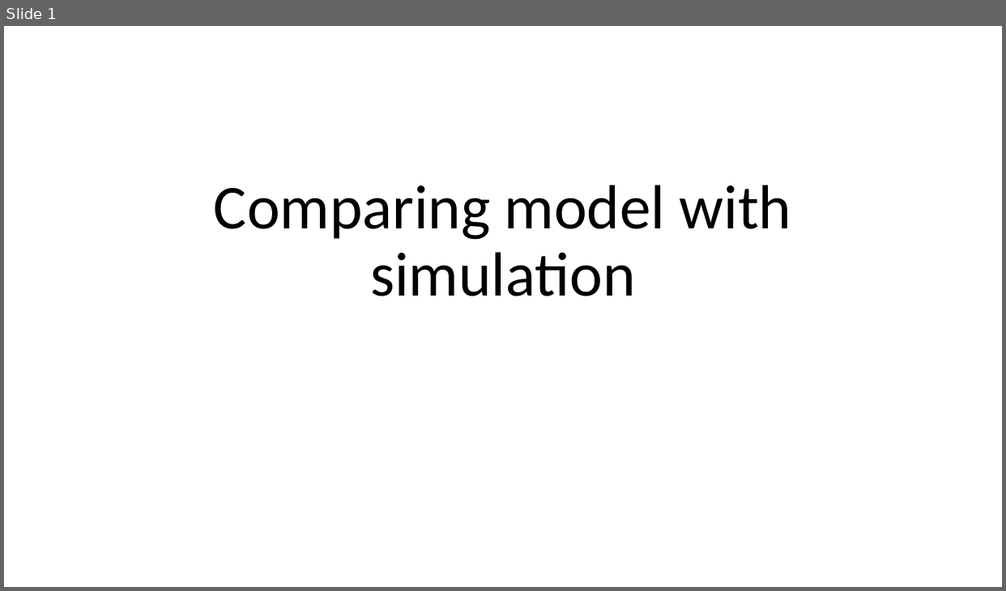
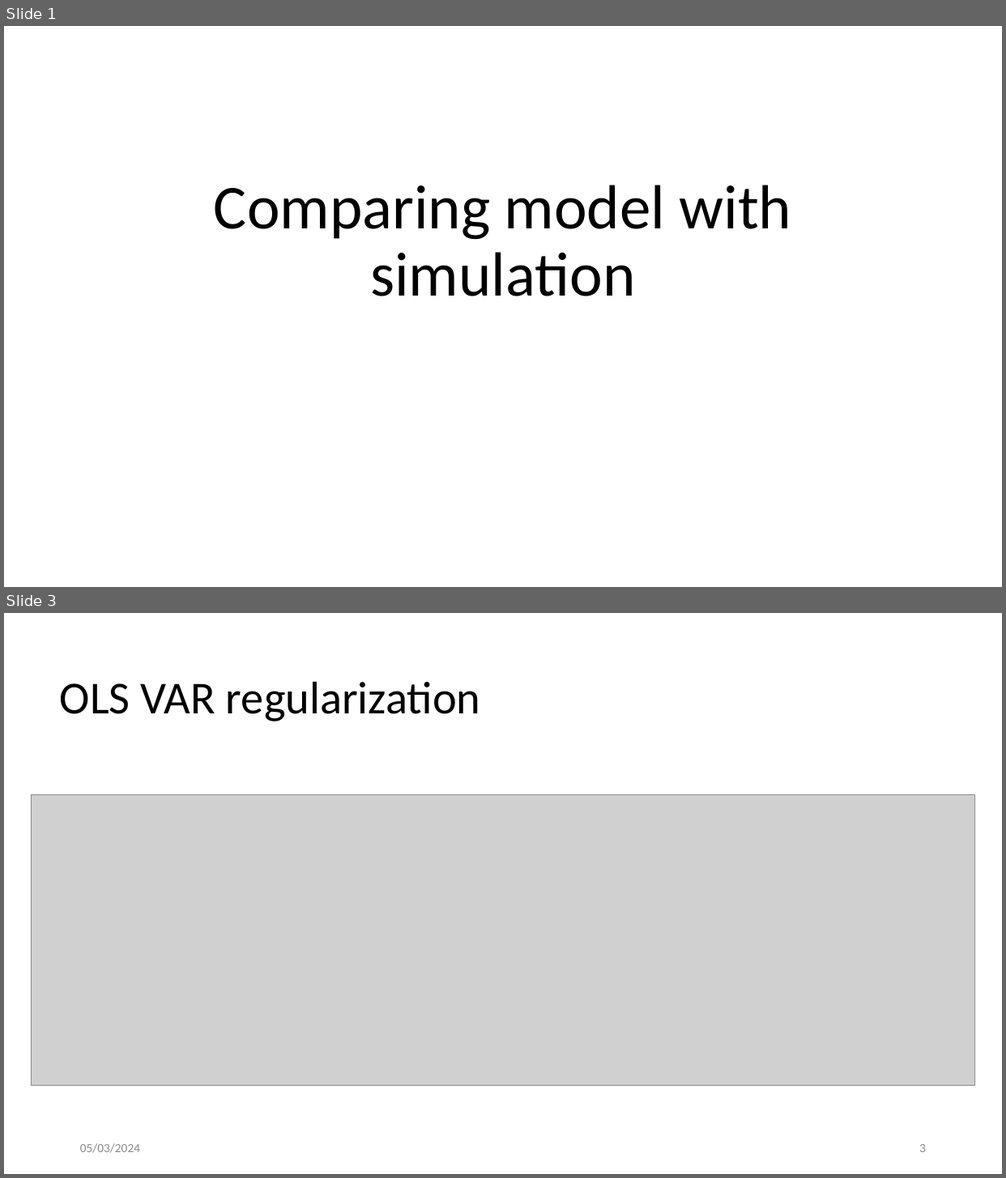
Before and after one commit to BirkDissing/Gemma_group, a slide deck: Master thesis/Meetings/06-03 Comparing model and simulation.pptx. Shown one above the other, each under a label of ours: slide 1 before the commit, slides 1 and 3 after it; the slides between them are not shown. The pictures are 1006x591 and 1006x1178 pixels, drawn with LibreOffice and Linux fonts; fonts in the diff are those of the drawing; grey boxes stand for pictures. Boxes give left, top, right and bottom in pixels: in the first picture for what was removed or moved away, otherwise in the second. Text is boxed around its words. In the diff, an @@ line names an element or a change of style, - is before the commit and + after.

```diff
--- a/Master thesis/Meetings/06-03 Comparing model and simulation.pptx
+++ b/Master thesis/Meetings/06-03 Comparing model and simulation.pptx
@@ slide 3 added at (4,613,1002,1174), background #FFFFFF @@
@@ title added at (60,681,480,722), 44 pt, text #000000 @@
+OLS VAR regularization
@@ picture added at (32,795,975,1086) @@
@@ text added at (80,1144,140,1153), 12 pt, text #8C8C8C @@
+05/03/2024
@@ page number added at (919,1144,926,1152), 12 pt, text #8C8C8C @@
+3
```
Also in this commit, not shown: 11 other slides added, 5 slides removed, 5 other files.
